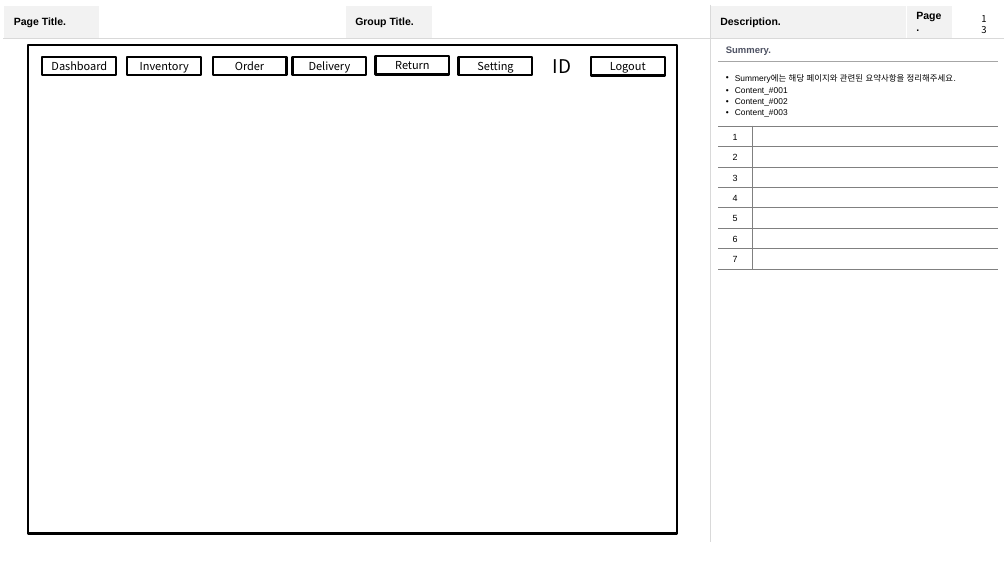
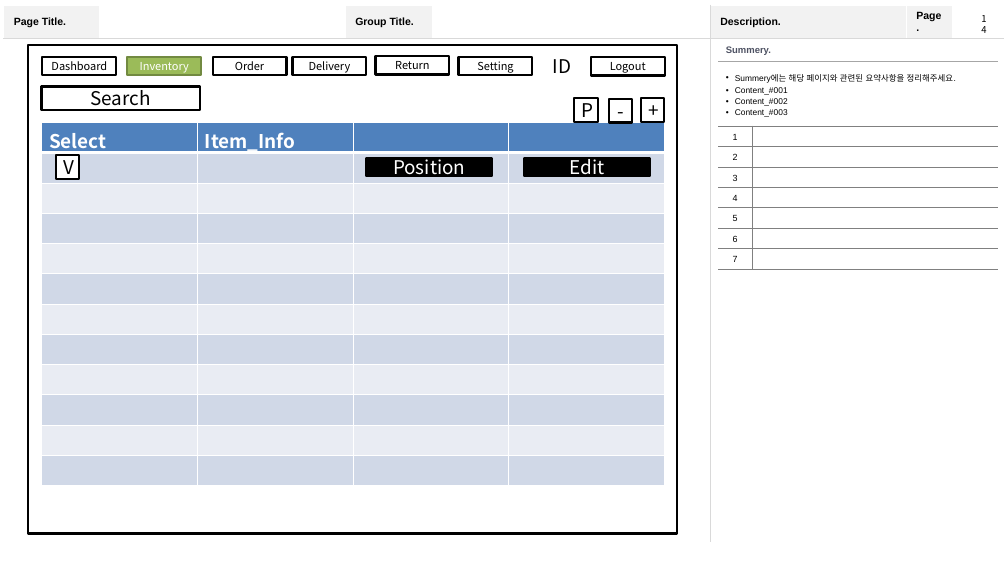
Before and after one commit to RutTiger86/Ciagoar, a slide deck: slide 14 of Document/04.V1.0_Ciagoar_UI_Design.pptx (slide 13 before the commit). Drawn at 1008x567 pixels with LibreOffice and Linux fonts; fonts in the diff are those of the drawing. Boxes give left, top, right and bottom in pixels: in the first picture for what was removed or moved away, otherwise in the second. Text is boxed around its words. In the diff, an @@ line names an element or a change of style, - is before the commit and + after.

```diff
--- a/Document/04.V1.0_Ciagoar_UI_Design.pptx
+++ b/Document/04.V1.0_Ciagoar_UI_Design.pptx
@@ rectangle "Inventory" at (x1=127, y1=57, x2=201, y2=75): text colour #000000 to #FFFFFF; fill #FFFFFF to #9BBB59; outline #000000 2 pt to #738A42 2 pt @@
@@ rectangle added at (x1=42, y1=87, x2=200, y2=110), fill #FFFFFF, outline #000000 2 pt, 18 pt, text #000000 @@
+Search
@@ rectangle added at (x1=575, y1=98, x2=598, y2=122), fill #FFFFFF, outline #000000 2 pt, 18 pt, text #000000 @@
+P
@@ rectangle added at (x1=609, y1=99, x2=632, y2=123), fill #FFFFFF, outline #000000 2 pt, 18 pt, text #000000 @@
+-
@@ rectangle added at (x1=641, y1=98, x2=665, y2=122), fill #FFFFFF, outline #000000 2 pt, 18 pt, text #000000 @@
++
@@ table added at (x1=42, y1=123, x2=665, y2=485), 12 rows, 4 columns @@
+Select | Item_Info |  | 
+ |  |  | 
+ |  |  | 
+ |  |  | 
+ |  |  | 
+ |  |  | 
+ |  |  | 
+ |  |  | 
+ |  |  | 
+ |  |  | 
+ |  |  | 
+ |  |  | 
@@ rectangle added at (x1=56, y1=155, x2=79, y2=178), fill #FFFFFF, outline #000000 2 pt, 18 pt, text #000000 @@
+V
@@ rectangle added at (x1=367, y1=159, x2=492, y2=177), fill #000000, outline #000000 2 pt, 18 pt, text #FFFFFF @@
+Position
@@ rectangle added at (x1=525, y1=159, x2=650, y2=177), fill #000000, outline #000000 2 pt, 18 pt, text #FFFFFF @@
+Edit
```
Also in this commit, not shown: 6 other slides changed, 14 slides added, 34 other files.
